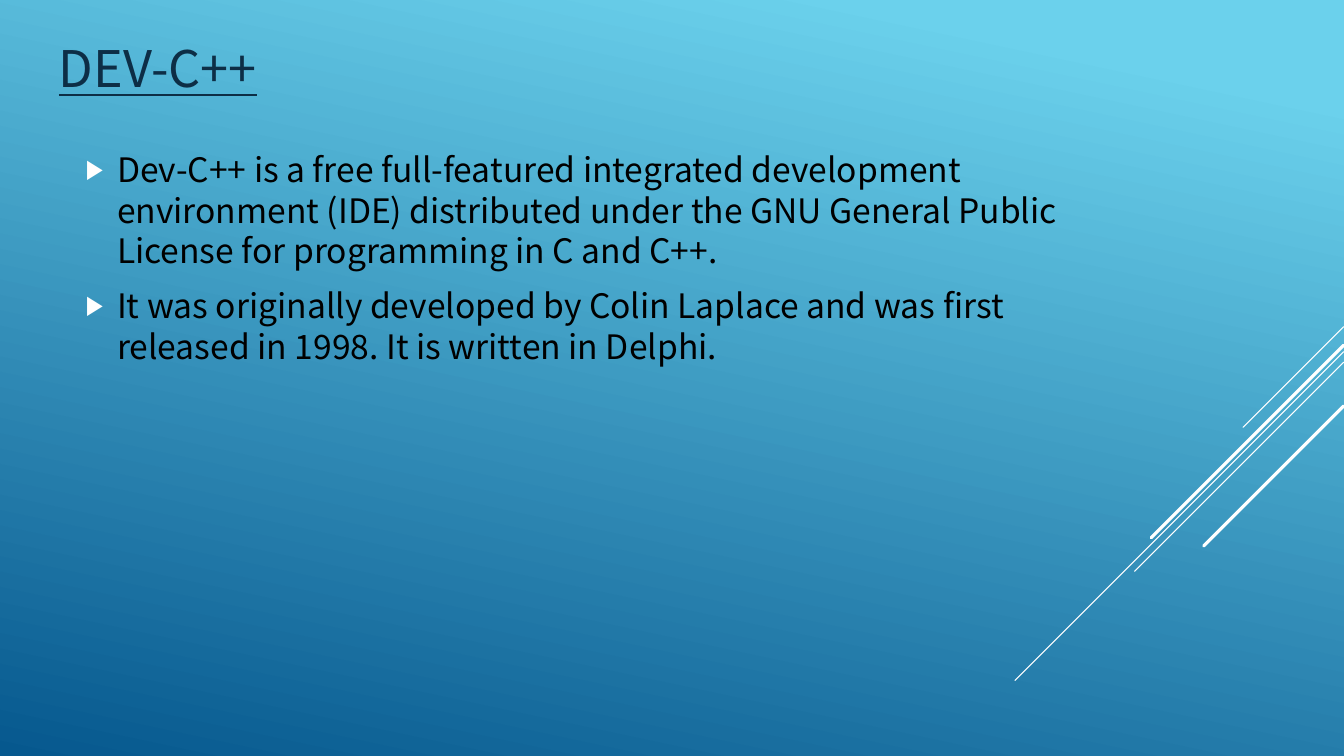
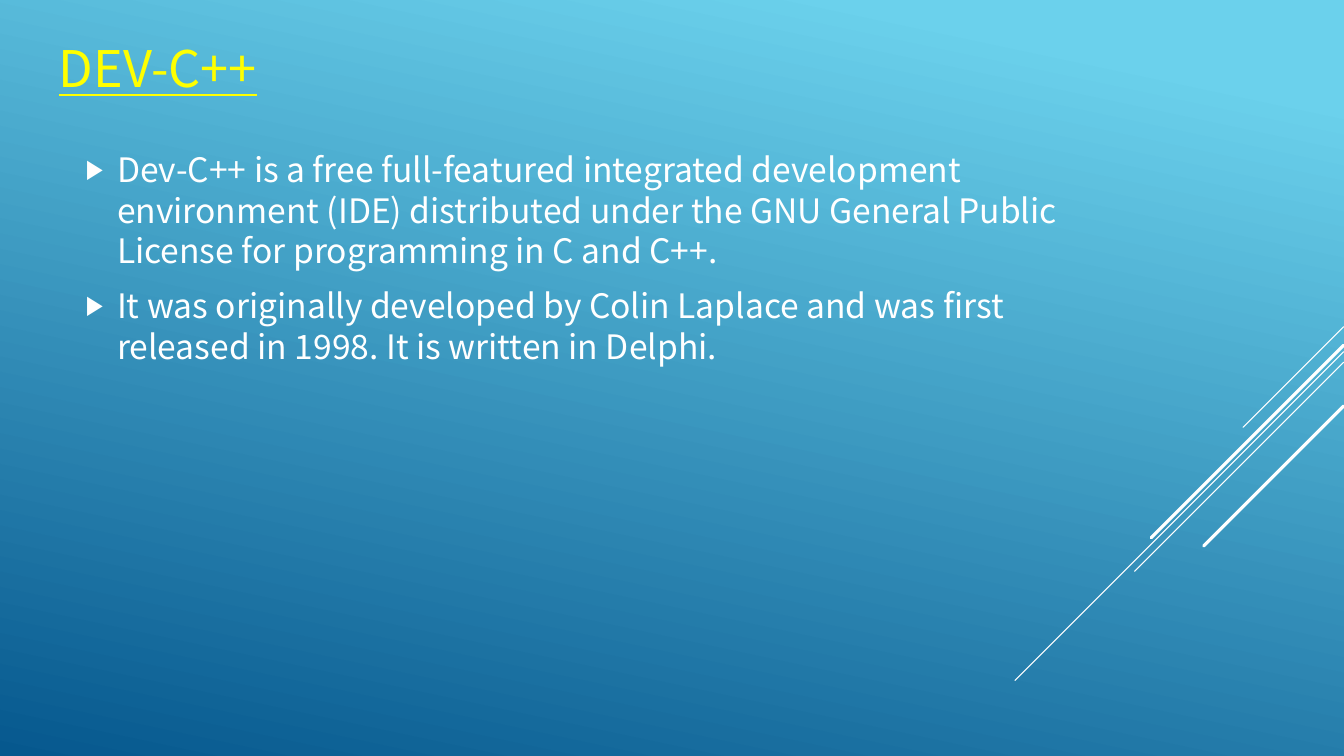
Before and after one commit to yckoincgu/C_Programming, a slide deck: slide 15 of 0910/C01_introduction.odp. Drawn at 1344x756 pixels with LibreOffice and Linux fonts; fonts in the diff are those of the drawing. Boxes give left, top, right and bottom in pixels: in the first picture for what was removed or moved away, otherwise in the second. Text is boxed around its words. In the diff, an @@ line names an element or a change of style, - is before the commit and + after.

```diff
--- a/0910/C01_introduction.odp
+++ b/0910/C01_introduction.odp
@@ title "DEV-C++" at (x1=59, y1=49, x2=257, y2=96): text colour #0D2E46 to #FFFF00 @@
@@ text "Dev-C++ is a free full-featured ..." at (x1=117, y1=155, x2=1056, y2=367): text colour #000000 to #FFFFFF @@
```
Also in this commit, not shown: 14 other slides changed, 1 other file.
